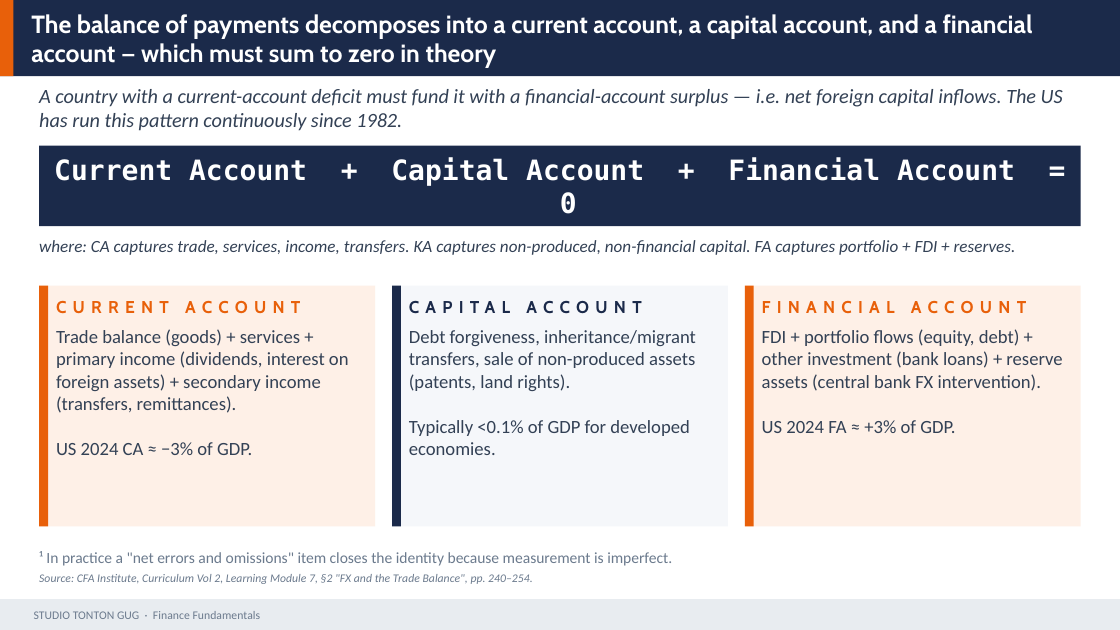
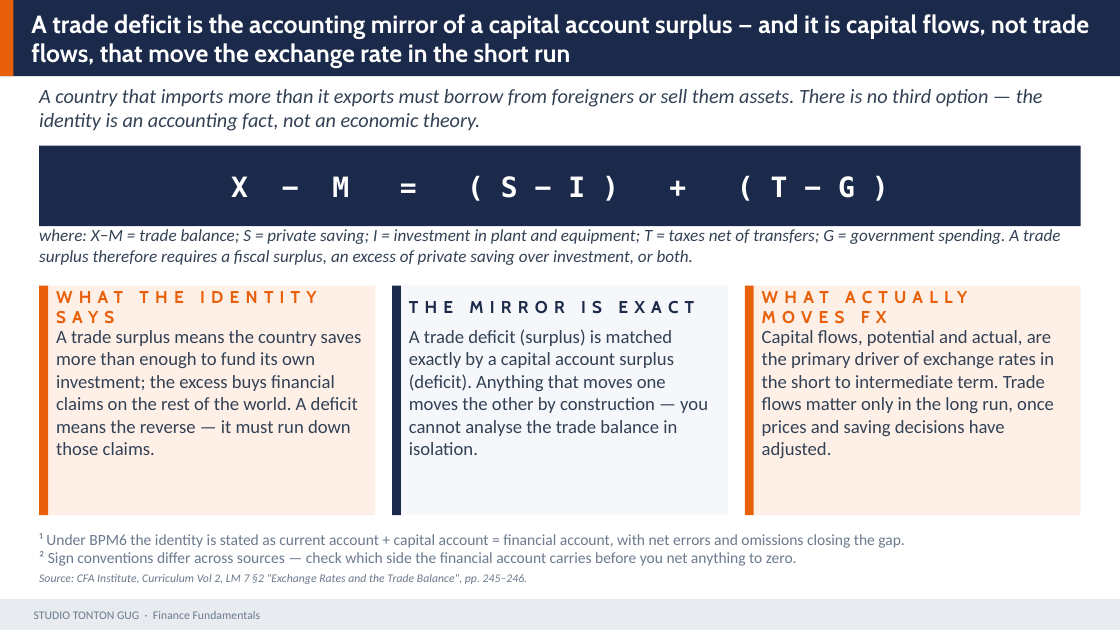
Before and after one commit to Gug4ever/Tonton_Gug_Studio, a slide deck: slide 21 of assets/finance/D05_Macro_Policy_FX.pptx. Drawn at 1120x630 pixels with LibreOffice and Linux fonts; fonts in the diff are those of the drawing. Boxes give left, top, right and bottom in pixels: in the first picture for what was removed or moved away, otherwise in the second. Text is boxed around its words. In the diff, an @@ line names an element or a change of style, - is before the commit and + after.

```diff
--- a/assets/finance/D05_Macro_Policy_FX.pptx
+++ b/assets/finance/D05_Macro_Policy_FX.pptx
@@ text at (x1=31, y1=14, x2=1089, y2=68): text changed @@
-The balance of payments decomposes into a current account, a capital account, and a financial account — which must sum to zero in theory
+A trade deficit is the accounting mirror of a capital account surplus — and it is capital flows, not trade flows, that move the exchange rate in the short run
@@ text at (x1=39, y1=89, x2=1043, y2=131): text changed @@
-A country with a current-account deficit must fund it with a financial-account surplus — i.e. net foreign capital inflows. The US has run this pattern continuously since 1982.
+A country that imports more than it exports must borrow from foreigners or sell them assets. There is no third option — the identity is an accounting fact, not an economic theory.
@@ text at (x1=231, y1=176, x2=855, y2=198): text changed @@
-Current Account + Capital Account + Financial Account = 0
+X − M = ( S − I ) + ( T − G )
@@ text at (x1=39, y1=229, x2=1060, y2=265): text changed @@
-where: CA captures trade, services, income, transfers. KA captures non-produced, non-financial capital. FA captures portfolio + FDI + reserves.
+where: X−M = trade balance; S = private saving; I = investment in plant and equipment; T = taxes net of transfers; G = government spending. A trade surplus therefore requires a fiscal surplus, an excess of private saving over investment, or both.
@@ rectangle resized from (x1=39, y1=286, x2=375, y2=526) to (x1=39, y1=286, x2=375, y2=515) @@
@@ rectangle resized from (x1=39, y1=286, x2=48, y2=526) to (x1=39, y1=286, x2=48, y2=515) @@
@@ text at (x1=56, y1=291, x2=317, y2=324): text changed @@
-CURRENT ACCOUNT
+WHAT THE IDENTITY SAYS
@@ rectangle resized from (x1=392, y1=286, x2=728, y2=526) to (x1=392, y1=286, x2=728, y2=515) @@
@@ rectangle resized from (x1=392, y1=286, x2=401, y2=526) to (x1=392, y1=286, x2=401, y2=515) @@
@@ rectangle resized from (x1=745, y1=286, x2=1081, y2=526) to (x1=745, y1=286, x2=1081, y2=515) @@
@@ rectangle resized from (x1=745, y1=286, x2=754, y2=526) to (x1=745, y1=286, x2=754, y2=515) @@
@@ text at (x1=409, y1=301, x2=694, y2=314): text changed @@
-CAPITAL ACCOUNT
+THE MIRROR IS EXACT
@@ text at (x1=409, y1=329, x2=708, y2=455): text changed @@
-Debt forgiveness, inheritance/migrant transfers, sale of non-produced assets (patents, land rights).
-Typically <0.1% of GDP for developed economies.
+A trade deficit (surplus) is matched exactly by a capital account surplus (deficit). Anything that moves one moves the other by construction — you cannot analyse the trade balance in isolation.
@@ text at (x1=762, y1=311, x2=887, y2=324): text changed @@
-FINANCIAL ACCOUNT
+WHAT ACTUALLY MOVES FX
@@ text at (x1=56, y1=330, x2=362, y2=455): text changed @@
-Trade balance (goods) + services + primary income (dividends, interest on foreign assets) + secondary income (transfers, remittances).
-US 2024 CA ≈ −3% of GDP.
+A trade surplus means the country saves more than enough to fund its own investment; the excess buys financial claims on the rest of the world. A deficit means the reverse — it must run down those claims.
@@ text at (x1=762, y1=330, x2=1054, y2=458): text changed @@
-FDI + portfolio flows (equity, debt) + other investment (bank loans) + reserve assets (central bank FX intervention).
-US 2024 FA ≈ +3% of GDP.
+Capital flows, potential and actual, are the primary driver of exchange rates in the short to intermediate term. Trade flows matter only in the long run, once prices and saving decisions have adjusted.
@@ text at (x1=39, y1=533, x2=905, y2=566): text changed @@
-¹ In practice a "net errors and omissions" item closes the identity because measurement is imperfect.
+¹ Under BPM6 the identity is stated as current account + capital account = financial account, with net errors and omissions closing the gap.
+² Sign conventions differ across sources — check which side the financial account carries before you net anything to zero.
@@ text at (x1=39, y1=574, x2=528, y2=584): text changed @@
-Source: CFA Institute, Curriculum Vol 2, Learning Module 7, §2 "FX and the Trade Balance", pp. 240–254.
+Source: CFA Institute, Curriculum Vol 2, LM 7 §2 "Exchange Rates and the Trade Balance", pp. 245–246.
```
Also in this commit, not shown: 29 other slides changed, 1 slide added, 1 slide removed, 9 other files.
